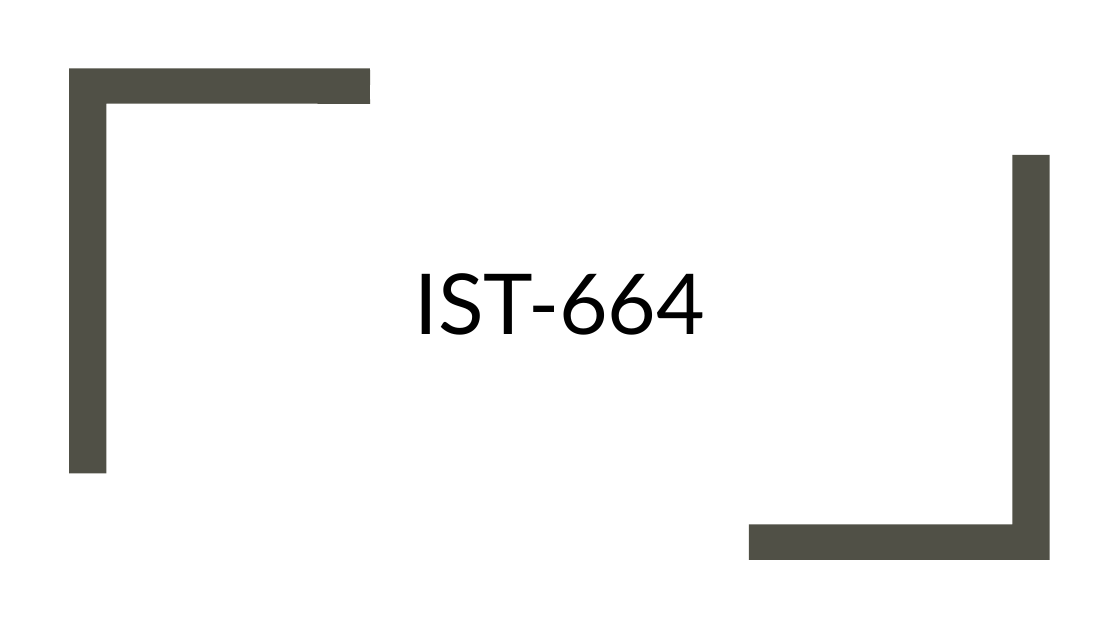
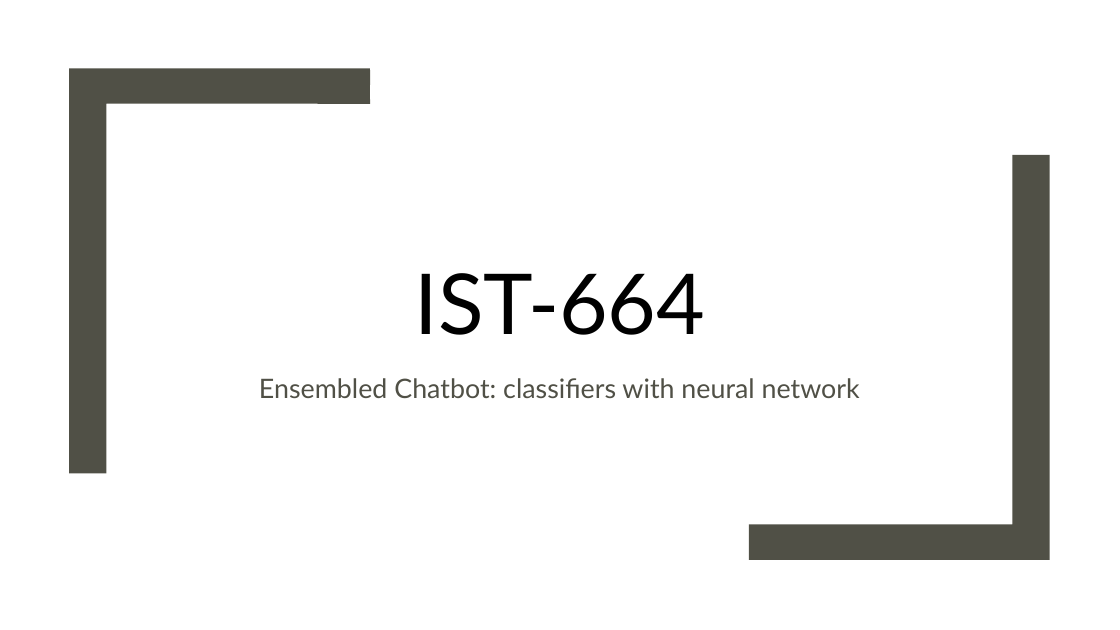
Before and after one commit to jeff1evesque/ist-exit-portfolio, a slide deck: slide 3 of presentation.pptx. Drawn at 1120x630 pixels with LibreOffice and Linux fonts; fonts in the diff are those of the drawing; background and template pictures are left out. Boxes give left, top, right and bottom in pixels: in the first picture for what was removed or moved away, otherwise in the second. Text is boxed around its words. In the diff, an @@ line names an element or a change of style, - is before the commit and + after.

Commit message:
#12: presentation.pptx, add subtitles

```diff
--- a/presentation.pptx
+++ b/presentation.pptx
@@ subtitle added at bbox=[259, 378, 860, 398], 23 pt, text #505046 @@
+Ensembled Chatbot: classifiers with neural network
```
Also in this commit, not shown: 3 other slides changed.
